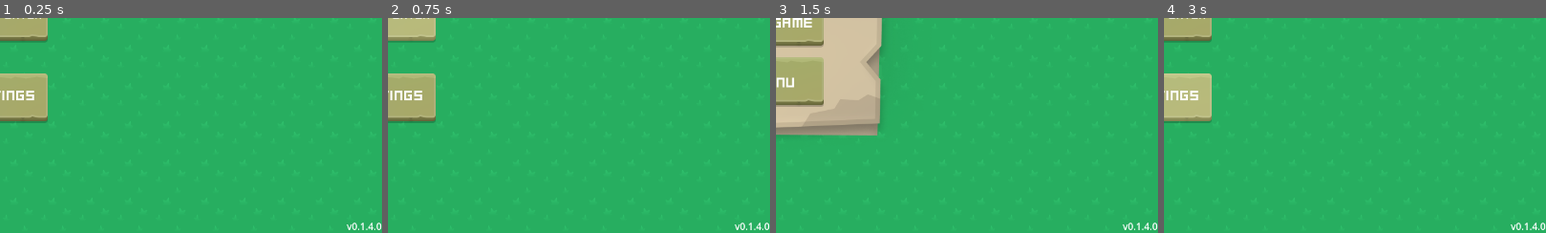
Above: before the commit, frames 1-4 (left to right).
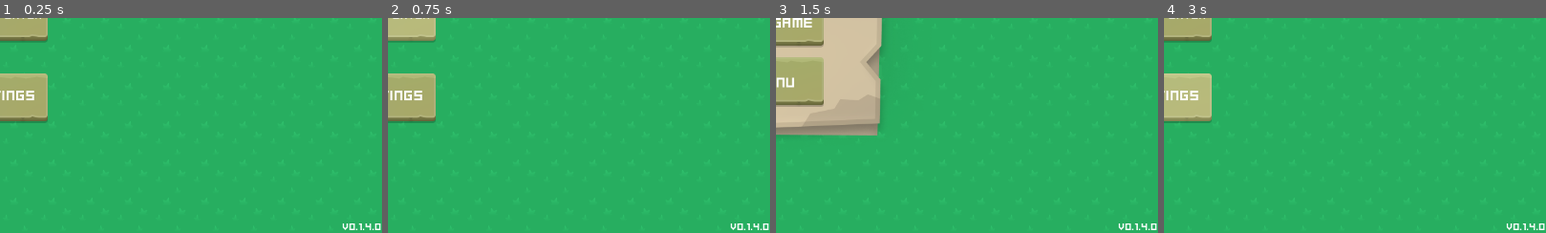
Above: after the commit, the same moments.

Repository: Sparrowworks/Left2Die
Game: Godot game, scene res://src/MainMenu/MainMenu.tscn
Same seed, same stepped clock (60 frames per second), same inputs: the game is played once before the commit and once after it.
Inputs:
- Up to frame 1 (0.25 s): no input
- Up to frame 2 (0.75 s): click "Singleplayer" at 0.5 s
- Up to frame 3 (1.5 s): click "MULTIPLAYER" at 1.25 s
- Up to frame 4 (3 s): click "MENU" at 2 s; click "settings" at 2.75 s
The pictures show only the part of the screen within x 50-100%, y 50-100%; the shares and areas given below are measured in that part.

The runs differ from the first frame. In frame 1, 0.2% of the frame differs, in the area x 89-100%, y 95-99%; in frame 2, 0.2%; in frame 3, 0.2%; in frame 4, 0.2%.

Commit message:
Fixed missing text

Diff:
--- a/src/MainMenu/MainMenu.tscn
+++ b/src/MainMenu/MainMenu.tscn
@@ -131,10 +131,12 @@
 anchor_top = 1.0
 anchor_right = 1.0
 anchor_bottom = 1.0
-offset_left = -59.0
-offset_top = -23.0
+offset_left = -66.0
+offset_top = -21.0
 grow_horizontal = 0
 grow_vertical = 0
+theme_override_fonts/font = ExtResource("2_a1vwl")
+theme_override_font_sizes/font_size = 18
 text = "v0.0.0.1"
 
 [connection signal="pressed" from="Menu/ButtonBox/MultiButton" to="." method="_on_multi_button_pressed"]
